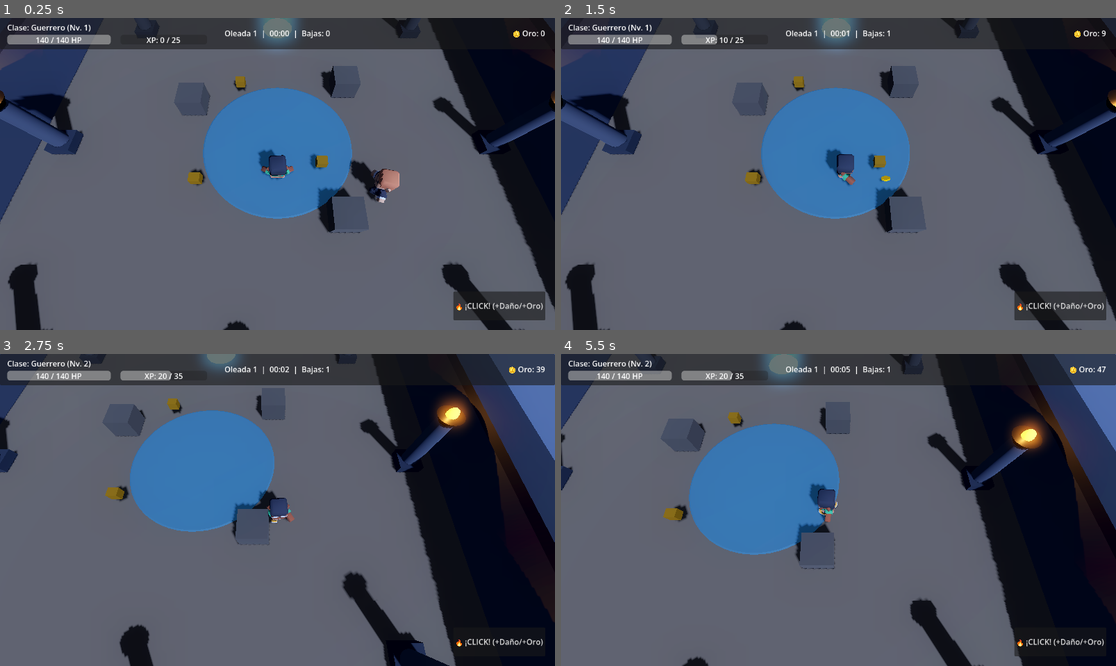
Above: before the commit, frames 1-4 (two rows, left to right).
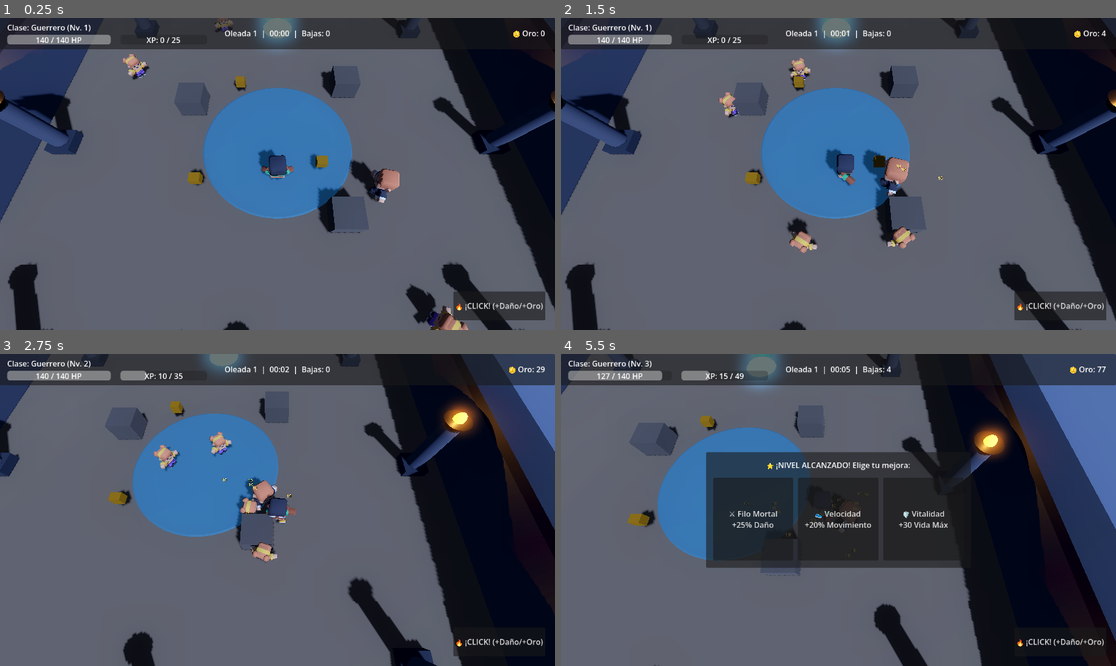
Above: after the commit, the same moments.

Repository: Project-Duplaa/Click-the-button-3D
Game: Godot game, scene res://main.tscn
Two runs of this game, one before a commit and one after it. Both use one fixed random seed, a clock stepped at 60 frames per second and the inputs below.
Inputs (mouse positions are in pixels of both pictures, inside the frame that each line leads up to):
- Up to frame 1 (0.25 s): no input
- Up to frame 2 (1.5 s): click "🔥 ¡CLICK! (+Daño/+Oro)" at 0.5 s; move the mouse to (960, 158) at 1.27 s; hold D (move_right) from 1.28 s (still down); hold Shift (correr) from 1.28 s (still down); click (960, 158) at 1.42 s
- Up to frame 3 (2.75 s): move the mouse to (166, 525) at 2.02 s; release D (move_right) at 2.03 s; release Shift (correr) at 2.03 s; hold S (move_down) from 2.03 s (still down); tap Shift (correr) at 2.1 s; click (166, 525) at 2.17 s
- Up to frame 4 (5.5 s): move the mouse to (894, 441) at 2.77 s; release S (move_down) at 2.78 s; hold D (move_right) 2.78-3.53 s; hold Shift (correr) 2.78-3.53 s; click (894, 441) at 2.92 s; move the mouse to (810, 572) at 3.52 s; hold W (move_up) 3.53-4.28 s; tap Shift (correr) at 3.6, 5.1 s; click (810, 572) at 3.67 s; move the mouse to (1005, 556) at 4.27 s; hold Shift (correr) 4.28-5.03 s; hold A (move_left) from 4.28 s (still down); click (1005, 556) at 4.42 s; move the mouse to (672, 463) at 5.02 s; click (672, 463) at 5.17 s

The runs differ from the first frame. In frame 1, 1.0% of the frame differs, in the area x 22-85%, y 0-100%; in frame 2, 1.9%; in frame 3, 7.7%; in frame 4, 42%, in the area x 0-100%, y 0-100%.
Error after the commit: Parse Error: Cannot find member "TRANS_OUT" in base "Tween". (res://damage_number_3d.gd:33)

Commit message:
Bestiario 3D y combate: espectro rapido, bruto pesado, oleadas dinamicas y numeros de dano flotantes

Diff:
--- /dev/null
+++ b/bruto.gd
@@ -0,0 +1,110 @@
+extends CharacterBody3D
+
+@export var rapidez: float = 1.5
+@export var vida_maxima: float = 220.0
+@export var dano_ataque: float = 22.0
+@export var cadencia_ataque: float = 1.8
+@export var rango_ataque: float = 1.8
+
+var vida: float = 220.0
+var jugador: Node3D = null
+var _reloj_ataque: float = 0.0
+var _escala_base: Vector3 = Vector3(3.8, 3.8, 3.8)
+
+@onready var anim = $Modelo/AnimationPlayer
+@onready var modelo = $Modelo
+
+func _ready():
+	add_to_group("enemigos")
+	vida = vida_maxima
+	_escala_base = modelo.scale
+	jugador = get_tree().get_first_node_in_group("jugador")
+
+func _physics_process(delta):
+	velocity += get_gravity() * delta
+	_reloj_ataque = maxf(_reloj_ataque - delta, 0.0)
+
+	if jugador == null:
+		jugador = get_tree().get_first_node_in_group("jugador")
+		move_and_slide()
+		return
+
+	var d = distancia_a(jugador.global_position)
+	if d <= rango_ataque:
+		frenar()
+		if anim != null and anim.has_animation("attack-melee-right"):
+			anim.play("attack-melee-right")
+		if _reloj_ataque <= 0.001:
+			_reloj_ataque = cadencia_ataque
+			_golpe_contundente()
+	else:
+		ir_a(jugador.global_position)
+
+	move_and_slide()
+
+func ir_a(destino: Vector3):
+	var hacia = destino - global_position
+	hacia.y = 0.0
+	if hacia.length_squared() > 0.01:
+		var dir = hacia.normalized()
+		velocity.x = dir.x * rapidez
+		velocity.z = dir.z * rapidez
+		basis = Basis.looking_at(dir)
+		if anim != null and anim.has_animation("walk"):
+			anim.play("walk")
+
+func frenar():
+	velocity.x = 0.0
+	velocity.z = 0.0
+	if anim != null and anim.has_animation("idle"):
+		anim.play("idle")
+
+func distancia_a(p: Vector3) -> float:
+	var o = global_position
+	return Vector2(p.x - o.x, p.z - o.z).length()
+
+func _golpe_contundente():
+	if jugador != null:
+		if jugador.has_node("Salud"):
+			jugador.get_node("Salud").recibir_golpe(int(dano_ataque))
+		if jugador.has_method("recibir_dano"):
+			jugador.recibir_dano(dano_ataque)
+
+func recibir_dano(cantidad: float, es_critico: bool = false):
+	vida -= cantidad
+
+	# Shudder de impacto pesado
+	if modelo != null:
+		var tw = create_tween()
+		tw.tween_property(modelo, "scale", _escala_base * 1.1, 0.05)
+		tw.tween_property(modelo, "scale", _escala_base, 0.08)
+
+	# Spawn Damage Number 3D
+	_spawn_damage_number(cantidad, es_critico)
+
+	if vida <= 0.0:
+		morir()
+
+func _spawn_damage_number(cantidad: float, es_critico: bool):
+	var escena = load("res://damage_number_3d.tscn")
+	if escena != null:
+		var num = escena.instantiate()
+		var pos_num = global_position + Vector3(randf_range(-0.3, 0.3), 2.8, randf_range(-0.3, 0.3))
+		get_parent().add_child(num)
+		num.global_position = pos_num
+		num.iniciar(cantidad, es_critico, false)
+
+func morir():
+	# El Bruto arroja un cofre o múltiples recompensas de alto valor
+	var drop_escena = load("res://drop_item.tscn")
+	if drop_escena != null:
+		for i in range(3):
+			var drop = drop_escena.instantiate()
+			var angulo = randf() * TAU
+			var pos_drop = global_position + Vector3(cos(angulo) * 0.8, 0.4, sin(angulo) * 0.8)
+			get_parent().add_child(drop)
+			drop.global_position = pos_drop
+
+	if jugador != null and jugador.has_method("registrar_baja"):
+		jugador.registrar_baja()
+	queue_free()
--- /dev/null
+++ b/bruto.tscn
@@ -0,0 +1,18 @@
+[gd_scene format=3]
+
+[ext_resource type="Script" path="res://bruto.gd" id="1_bruto"]
+[ext_resource type="PackedScene" path="res://personaje/character-male-d.glb" id="2_modelo"]
+
+[sub_resource type="CapsuleShape3D" id="CapsulaBruto"]
+radius = 0.65
+height = 2.6
+
+[node name="Bruto" type="CharacterBody3D"]
+script = ExtResource("1_bruto")
+
+[node name="CollisionShape3D" type="CollisionShape3D" parent="."]
+transform = Transform3D(1, 0, 0, 0, 1, 0, 0, 0, 1, 0, 1.3, 0)
+shape = SubResource("CapsulaBruto")
+
+[node name="Modelo" parent="." instance=ExtResource("2_modelo")]
+transform = Transform3D(-3.8, 0, 0, 0, 3.8, 0, 0, 0, -3.8, 0, 0, 0)
--- /dev/null
+++ b/damage_number_3d.gd
@@ -0,0 +1,42 @@
+extends Node3D
+
+@onready var label: Label3D = $Label3D
+
+func iniciar(cantidad: float, es_critico: bool = false, es_jugador: bool = false, texto_custom: String = ""):
+	if not is_inside_tree():
+		await ready
+
+	if texto_custom != "":
+		label.text = texto_custom
+	elif es_critico:
+		label.text = "CRIT! " + str(int(cantidad))
+	else:
+		label.text = str(int(cantidad))
+
+	if es_jugador:
+		label.modulate = Color(1.0, 0.22, 0.22, 1.0) # Rojo daño recibido
+		label.font_size = 48
+	elif es_critico:
+		label.modulate = Color(1.0, 0.92, 0.15, 1.0) # Amarillo oro crítico / click
+		label.font_size = 56
+	else:
+		label.modulate = Color(1.0, 0.82, 0.45, 1.0) # Naranja dorado daño normal
+		label.font_size = 42
+
+	# Pop de escala y elevación suave
+	scale = Vector3(0.5, 0.5, 0.5)
+	var tw = create_tween().set_parallel(true)
+	var final_y = position.y + 1.6
+	var offset_x = randf_range(-0.4, 0.4)
+	var offset_z = randf_range(-0.4, 0.4)
+
+	tw.tween_property(self, "position:y", final_y, 0.75).set_trans(Tween.TRANS_OUT).set_ease(Tween.EASE_OUT)
+	tw.tween_property(self, "position:x", position.x + offset_x, 0.75).set_trans(Tween.TRANS_QUAD).set_ease(Tween.EASE_OUT)
+	tw.tween_property(self, "position:z", position.z + offset_z, 0.75).set_trans(Tween.TRANS_QUAD).set_ease(Tween.EASE_OUT)
+	tw.tween_property(self, "scale", Vector3(1.15, 1.15, 1.15), 0.15).set_trans(Tween.TRANS_BACK).set_ease(Tween.EASE_OUT)
+
+	# Desvanecimiento al final
+	var tw_fade = create_tween()
+	tw_fade.tween_interval(0.35)
+	tw_fade.tween_property(label, "modulate:a", 0.0, 0.4).set_trans(Tween.TRANS_LINEAR)
+	tw_fade.finished.connect(queue_free)
--- /dev/null
+++ b/damage_number_3d.tscn
@@ -0,0 +1,16 @@
+[gd_scene format=3]
+
+[ext_resource type="Script" path="res://damage_number_3d.gd" id="1_dmg"]
+
+[node name="DamageNumber3D" type="Node3D"]
+script = ExtResource("1_dmg")
+
+[node name="Label3D" type="Label3D" parent="."]
+billboard = 1
+no_depth_test = true
+render_priority = 10
+text = "10"
+font_size = 44
+outline_size = 6
+outline_modulate = Color(0, 0, 0, 1)
+modulate = Color(1, 0.85, 0.35, 1)
--- /dev/null
+++ b/espectro.gd
@@ -0,0 +1,106 @@
+extends CharacterBody3D
+
+@export var rapidez: float = 4.4
+@export var vida_maxima: float = 18.0
+@export var dano_ataque: float = 5.0
+@export var cadencia_ataque: float = 0.8
+@export var rango_ataque: float = 1.1
+
+var vida: float = 18.0
+var jugador: Node3D = null
+var _reloj_ataque: float = 0.0
+var _escala_base: Vector3 = Vector3(1.8, 1.8, 1.8)
+
+@onready var anim = $Modelo/AnimationPlayer
+@onready var modelo = $Modelo
+
+func _ready():
+	add_to_group("enemigos")
+	vida = vida_maxima
+	_escala_base = modelo.scale
+	jugador = get_tree().get_first_node_in_group("jugador")
+
+func _physics_process(delta):
+	velocity += get_gravity() * delta
+	_reloj_ataque = maxf(_reloj_ataque - delta, 0.0)
+
+	if jugador == null:
+		jugador = get_tree().get_first_node_in_group("jugador")
+		move_and_slide()
+		return
+
+	var d = distancia_a(jugador.global_position)
+	if d <= rango_ataque:
+		frenar()
+		if anim != null and anim.has_animation("attack-melee-right"):
+			anim.play("attack-melee-right")
+		if _reloj_ataque <= 0.001:
+			_reloj_ataque = cadencia_ataque
+			_golpear_jugador()
+	else:
+		ir_a(jugador.global_position)
+
+	move_and_slide()
+
+func ir_a(destino: Vector3):
+	var hacia = destino - global_position
+	hacia.y = 0.0
+	if hacia.length_squared() > 0.01:
+		var dir = hacia.normalized()
+		velocity.x = dir.x * rapidez
+		velocity.z = dir.z * rapidez
+		basis = Basis.looking_at(dir)
+		if anim != null and anim.has_animation("run"):
+			anim.play("run")
+
+func frenar():
+	velocity.x = 0.0
+	velocity.z = 0.0
+	if anim != null and anim.has_animation("idle"):
+		anim.play("idle")
+
+func distancia_a(p: Vector3) -> float:
+	var o = global_position
+	return Vector2(p.x - o.x, p.z - o.z).length()
+
+func _golpear_jugador():
+	if jugador != null:
+		if jugador.has_node("Salud"):
+			jugador.get_node("Salud").recibir_golpe(int(dano_ataque))
+		if jugador.has_method("recibir_dano"):
+			jugador.recibir_dano(dano_ataque)
+
+func recibir_dano(cantidad: float, es_critico: bool = false):
+	vida -= cantidad
+
+	# Retroceso / Hit Shudder visual
+	if modelo != null:
+		var tw = create_tween()
+		tw.tween_property(modelo, "scale", _escala_base * 1.2, 0.05)
+		tw.tween_property(modelo, "scale", _escala_base, 0.08)
+
+	# Spawn Damage Number 3D
+	_spawn_damage_number(cantidad, es_critico)
+
+	if vida <= 0.0:
+		morir()
+
+func _spawn_damage_number(cantidad: float, es_critico: bool):
+	var escena = load("res://damage_number_3d.tscn")
+	if escena != null:
+		var num = escena.instantiate()
+		var pos_num = global_position + Vector3(randf_range(-0.2, 0.2), 1.4, randf_range(-0.2, 0.2))
+		get_parent().add_child(num)
+		num.global_position = pos_num
+		num.iniciar(cantidad, es_critico, false)
+
+func morir():
+	var drop_escena = load("res://drop_item.tscn")
+	if drop_escena != null:
+		var drop = drop_escena.instantiate()
+		var pos_drop = global_position + Vector3(0, 0.4, 0)
+		get_parent().add_child(drop)
+		drop.global_position = pos_drop
+	if jugador != null and jugador.has_method("registrar_baja"):
+		jugador.registrar_baja()
+	queue_free()
--- /dev/null
+++ b/espectro.tscn
@@ -0,0 +1,18 @@
+[gd_scene format=3]
+
+[ext_resource type="Script" path="res://espectro.gd" id="1_espectro"]
+[ext_resource type="PackedScene" path="res://personaje/character-female-b.glb" id="2_modelo"]
+
+[sub_resource type="CapsuleShape3D" id="CapsulaEspectro"]
+radius = 0.3
+height = 1.4
+
+[node name="Espectro" type="CharacterBody3D"]
+script = ExtResource("1_espectro")
+
+[node name="CollisionShape3D" type="CollisionShape3D" parent="."]
+transform = Transform3D(1, 0, 0, 0, 1, 0, 0, 0, 1, 0, 0.7, 0)
+shape = SubResource("CapsulaEspectro")
+
+[node name="Modelo" parent="." instance=ExtResource("2_modelo")]
+transform = Transform3D(-1.9, 0, 0, 0, 1.9, 0, 0, 0, -1.9, 0, 0, 0)
--- a/guardia.gd
+++ b/guardia.gd
@@ -28,9 +28,13 @@
 @onready var anim = $Modelo/AnimationPlayer
 @onready var vision = $Vision
 
+var _escala_base: Vector3 = Vector3(-2.6, 2.6, -2.6)
+
 func _ready():
 	add_to_group("enemigos")
 	vida = vida_maxima
+	if has_node("Modelo"):
+		_escala_base = $Modelo.scale
 	jugador = get_tree().get_first_node_in_group("jugador")
 	for d in ruta:
 		puntos.append(global_position + d)
@@ -135,8 +139,22 @@
 	var o = global_position
 	return Vector2(p.x - o.x, p.z - o.z).length()
 
-func recibir_dano(cantidad: float):
+func recibir_dano(cantidad: float, es_critico: bool = false):
 	vida -= cantidad
+
+	if has_node("Modelo"):
+		var tw = create_tween()
+		tw.tween_property($Modelo, "scale", _escala_base * 1.15, 0.05)
+		tw.tween_property($Modelo, "scale", _escala_base, 0.08)
+
+	var escena = load("res://damage_number_3d.tscn")
+	if escena != null:
+		var num = escena.instantiate()
+		var pos_num = global_position + Vector3(randf_range(-0.25, 0.25), 1.8, randf_range(-0.25, 0.25))
+		get_parent().add_child(num)
+		num.global_position = pos_num
+		num.iniciar(cantidad, es_critico, false)
+
 	if vida <= 0:
 		morir()
 
@@ -144,8 +162,9 @@
 	var drop_escena = load("res://drop_item.tscn")
 	if drop_escena != null:
 		var drop = drop_escena.instantiate()
-		drop.global_position = global_position + Vector3(0, 0.4, 0)
+		var pos_drop = global_position + Vector3(0, 0.4, 0)
 		get_parent().add_child(drop)
+		drop.global_position = pos_drop
 	if jugador != null and jugador.has_method("registrar_baja"):
 		jugador.registrar_baja()
 	queue_free()
--- a/oleadas_spawner.gd
+++ b/oleadas_spawner.gd
@@ -1,15 +1,20 @@
 extends Node3D
 
 @export var guardia_escena: PackedScene = preload("res://guardia.tscn")
-@export var intervalo_oleada: float = 25.0
-@export var radio_spawn: float = 12.0
+@export var espectro_escena: PackedScene = preload("res://espectro.tscn")
+@export var bruto_escena: PackedScene = preload("res://bruto.tscn")
 
-var _reloj_oleada: float = 25.0
+@export var intervalo_oleada: float = 22.0
+@export var radio_spawn: float = 12.5
+
+var _reloj_oleada: float = 22.0
 var oleada_actual: int = 1
 var hud: Node = null
 
 func _ready():
 	hud = get_parent().get_node_or_null("ClickHUD")
+	# Generar una primera horda inicial de calentamiento
+	call_deferred("_generar_oleada", 1)
 
 func _process(delta):
 	_reloj_oleada -= delta
@@ -20,16 +25,40 @@
 			hud.oleada = oleada_actual
 		_generar_oleada(oleada_actual)
 
-func _generar_oleada(num_oleada: int):
-	var cantidad = min(2 + num_oleada, 6)
-	for i in range(cantidad):
-		if guardia_escena != null:
-			var g = guardia_escena.instantiate()
-			var angulo = randf() * TAU
-			var pos = Vector3(cos(angulo) * radio_spawn, 0.0, sin(angulo) * radio_spawn)
-			g.global_position = pos
-			# Ruta aleatoria cercana
-			g.ruta = [Vector3.ZERO, Vector3(randf_range(-4, 4), 0, randf_range(-4, 4))]
-			g.vida_maxima = 25.0 + (num_oleada * 5.0)
-			g.dano_ataque = 8.0 + (num_oleada * 1.5)
-			get_parent().add_child(g)
+func _generar_oleada(num: int):
+	print("--- INICIANDO OLEADA ", num, " ---")
+
+	if num <= 2:
+		# Fase 1: Enjambres rápidos de espectros (3 a 4)
+		var cant = 3 + num
+		for i in range(cant):
+			_spawn_enemigo(espectro_escena, 0.0)
+	elif num <= 4:
+		# Fase 2: Mezcla de infantería gladiador y enjambres
+		for i in range(2):
+			_spawn_enemigo(guardia_escena, (num - 2) * 5.0)
+		for i in range(3):
+			_spawn_enemigo(espectro_escena, (num - 2) * 3.0)
+	else:
+		# Fase 3+: Aparición de Bruto Ancestral + Escolta
+		_spawn_enemigo(bruto_escena, (num - 5) * 20.0)
+		for i in range(2):
+			_spawn_enemigo(guardia_escena, (num - 4) * 6.0)
+		for i in range(3):
+			_spawn_enemigo(espectro_escena, (num - 4) * 4.0)
+
+func _spawn_enemigo(escena: PackedScene, vida_extra: float):
+	if escena == null:
+		return
+	var angulo = randf() * TAU
+	var pos = Vector3(cos(angulo) * radio_spawn, 0.0, sin(angulo) * radio_spawn)
+	# Mantener dentro de los muros de la arena (clamp [-12.5, 12.5])
+	pos.x = clampf(pos.x, -12.5, 12.5)
+	pos.z = clampf(pos.z, -12.5, 12.5)
+
+	var enemigo = escena.instantiate()
+	get_parent().add_child(enemigo)
+	enemigo.global_position = pos
+	if "vida_maxima" in enemigo:
+		enemigo.vida_maxima += vida_extra
+		enemigo.vida = enemigo.vida_maxima
--- a/personaje.gd
+++ b/personaje.gd
@@ -138,15 +138,22 @@
 	var objetivo = _obtener_enemigo_cercano()
 	accion = "attack-melee-right"
 	_reloj_anim_accion = 0.2
-	if objetivo != null and global_position.distance_to(objetivo.global_position) <= rango_ataque + 2.0:
+	if objetivo != null and global_position.distance_to(objetivo.global_position) <= rango_ataque + 2.5:
 		if objetivo.has_method("recibir_dano"):
-			objetivo.recibir_dano(dano * 0.75)
+			objetivo.recibir_dano(dano * 0.75, true)
 	# Bono incremental de click
 	oro += 1
 	recoger_drop(0, 1) # +1 XP por click
 
 func recibir_dano(cantidad: float):
 	vida = maxf(vida - cantidad, 0.0)
+	var escena = load("res://damage_number_3d.tscn")
+	if escena != null:
+		var num = escena.instantiate()
+		var pos_num = global_position + Vector3(randf_range(-0.2, 0.2), 2.0, randf_range(-0.2, 0.2))
+		get_parent().add_child(num)
+		num.global_position = pos_num
+		num.iniciar(cantidad, false, true)
 	emit_signal("stats_actualizadas", vida, vida_maxima, xp, xp_siguiente_nivel, nivel, oro, bajas)
 	if vida <= 0.0:
 		print("¡Jugador caído! Reiniciando salud...")
